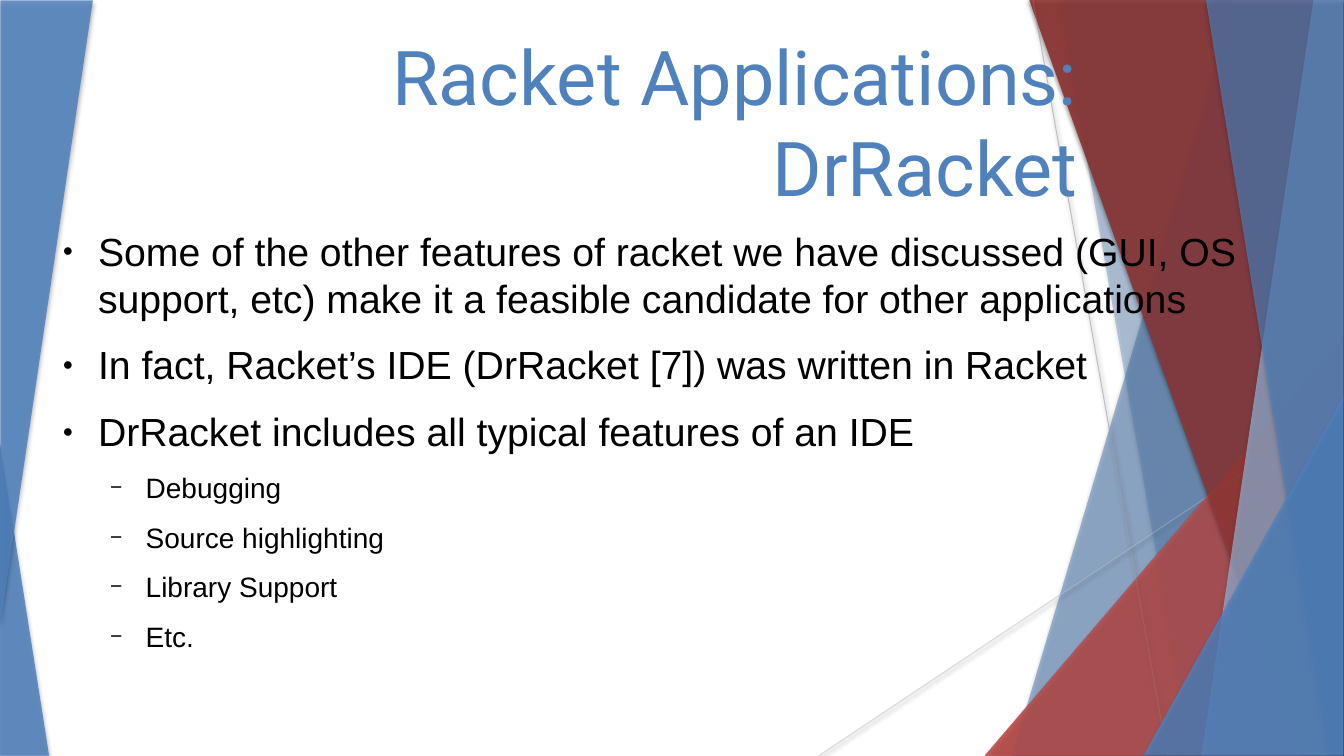
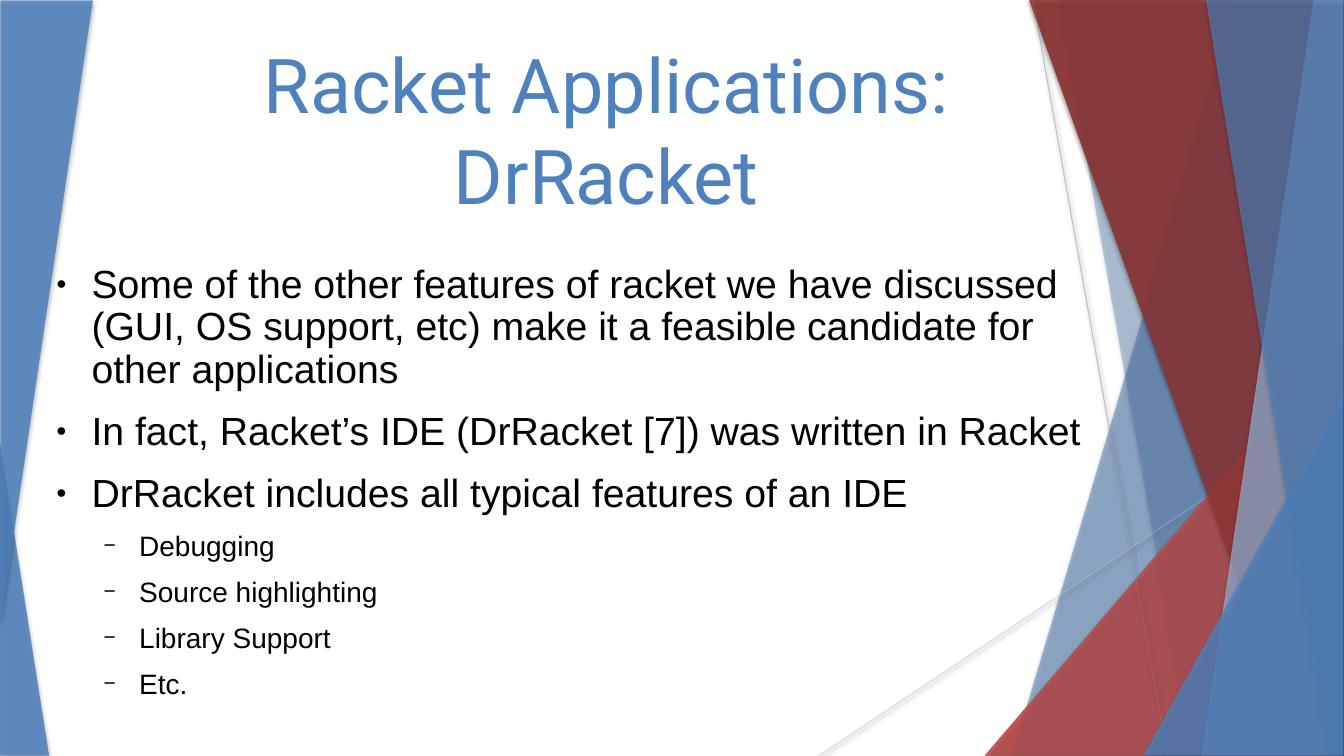
Before and after one commit to stevester94/CSC201_Project, a slide deck: slide 18 of CSC201Sec3Proj3Team4.pptx. Drawn at 1344x756 pixels with LibreOffice and Linux fonts; fonts in the diff are those of the drawing. Boxes give left, top, right and bottom in pixels: in the first picture for what was removed or moved away, otherwise in the second. Text is boxed around its words. In the diff, an @@ line names an element or a change of style, - is before the commit and + after.

```diff
--- a/CSC201Sec3Proj3Team4.pptx
+++ b/CSC201Sec3Proj3Team4.pptx
@@ text "Racket Applications: DrRacket" moved from (x1=392, y1=37, x2=1078, y2=214) to (x1=264, y1=56, x2=949, y2=205) @@
@@ text "Racket Applications: DrRacket" at (x1=264, y1=56, x2=949, y2=205): alignment right to centre @@
@@ text "Some of the other features ..." moved from (x1=98, y1=235, x2=1236, y2=648) to (x1=92, y1=269, x2=1081, y2=695) @@
@@ text "Some of the other features ..." at (x1=92, y1=269, x2=1081, y2=695): line spacing 1 to 0.9 @@
```
Also in this commit, not shown: 12 other slides changed.
